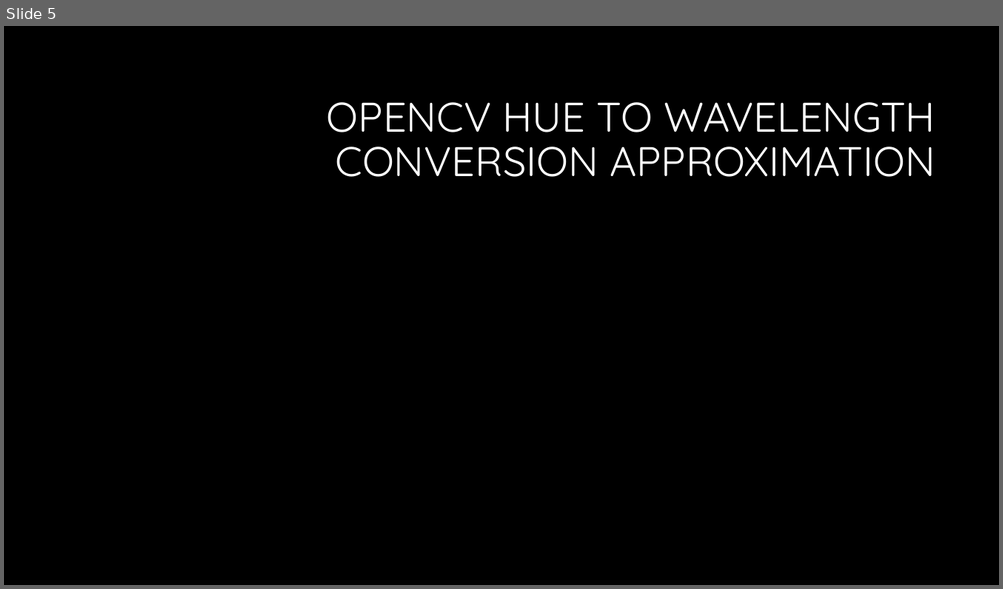
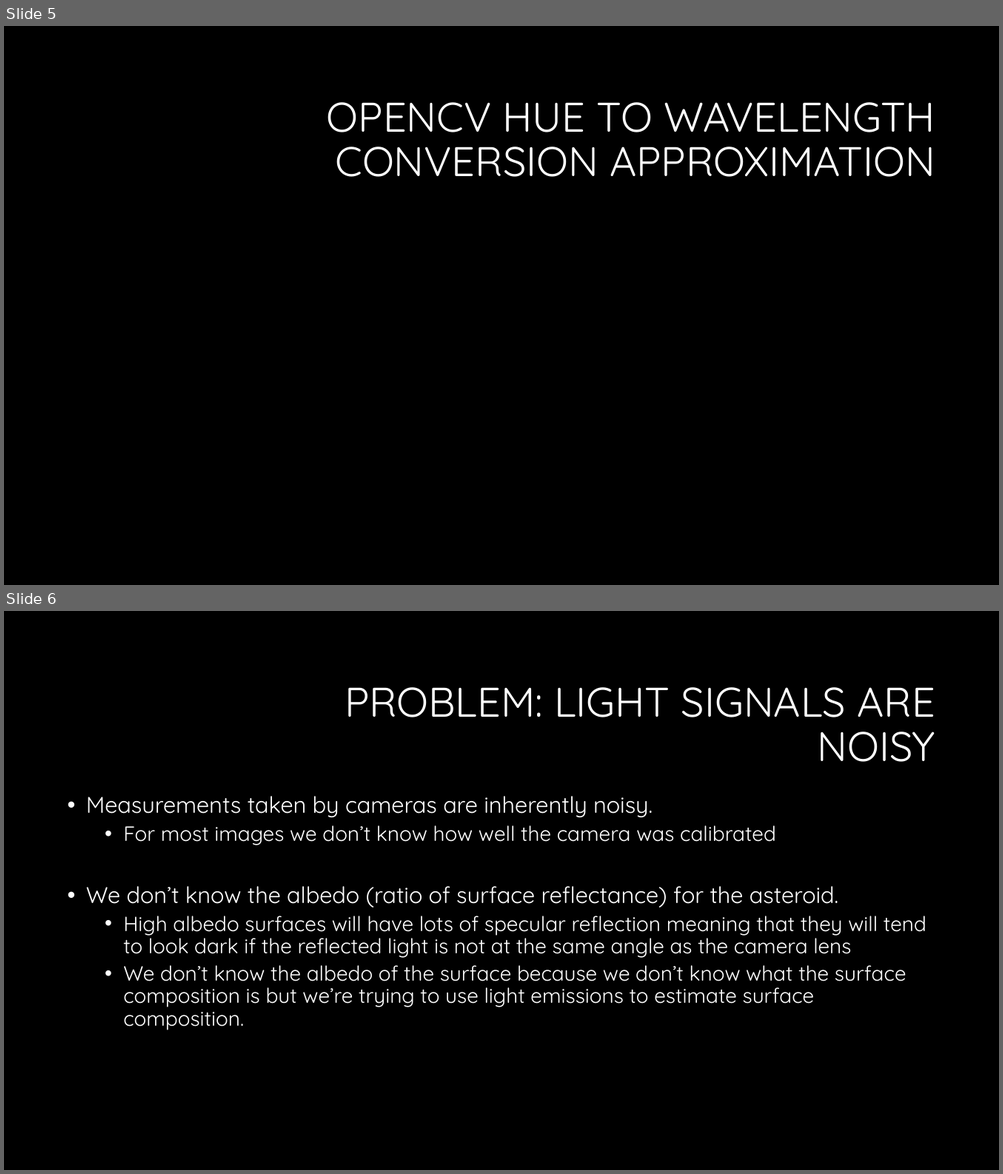
Before and after one commit to swacad/Asteroid_Mining, a slide deck: AsteroidMining.pptx. Shown one above the other, each under a label of ours: slide 5 before the commit, slides 5 and 6 after it. The pictures are 1003x589 and 1003x1174 pixels, drawn with LibreOffice and Linux fonts; fonts in the diff are those of the drawing; grey boxes stand for pictures; background and template pictures are left out. Boxes give left, top, right and bottom in pixels: in the first picture for what was removed or moved away, otherwise in the second. Text is boxed around its words. In the diff, an @@ line names an element or a change of style, - is before the commit and + after.

```diff
--- a/AsteroidMining.pptx
+++ b/AsteroidMining.pptx
@@ slide 6 added at <box>4,611,999,1170</box>, background #000000 @@
@@ title added at <box>344,687,935,762</box>, 40 pt, text #FFFFFF @@
+PROBLEM: LIGHT SIGNALS ARE NOISY
@@ text added at <box>86,796,926,1031</box>, 20 pt, text #FFFFFF @@
+• Measurements taken by cameras are inherently noisy.
+  • For most images we don’t know how well the camera was calibrated
+• We don’t know the albedo (ratio of surface reflectance) for the asteroid.
+  • High albedo surfaces will have lots of specular reflection meaning that they will tend to look dark if the reflected light is not at the same angle as the camera lens
+  • We don’t know the albedo of the surface because we don’t know what the surface composition is but we’re trying to use light emissions to estimate surface composition.
```
Also in this commit, not shown: 1 slide changed, 1 other slide added, 2 other files.
